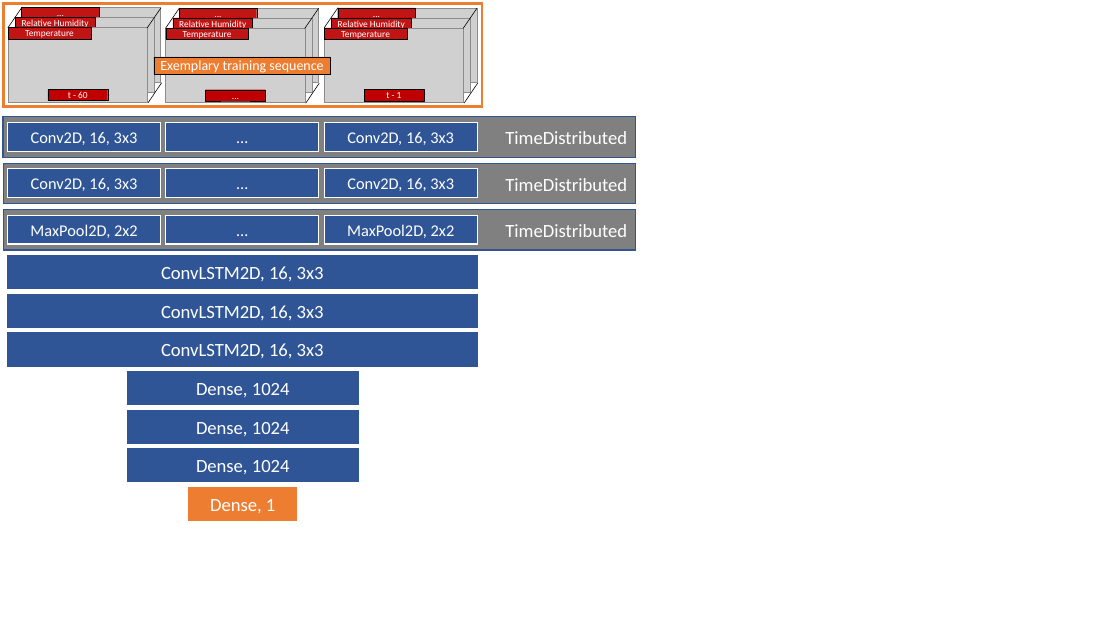
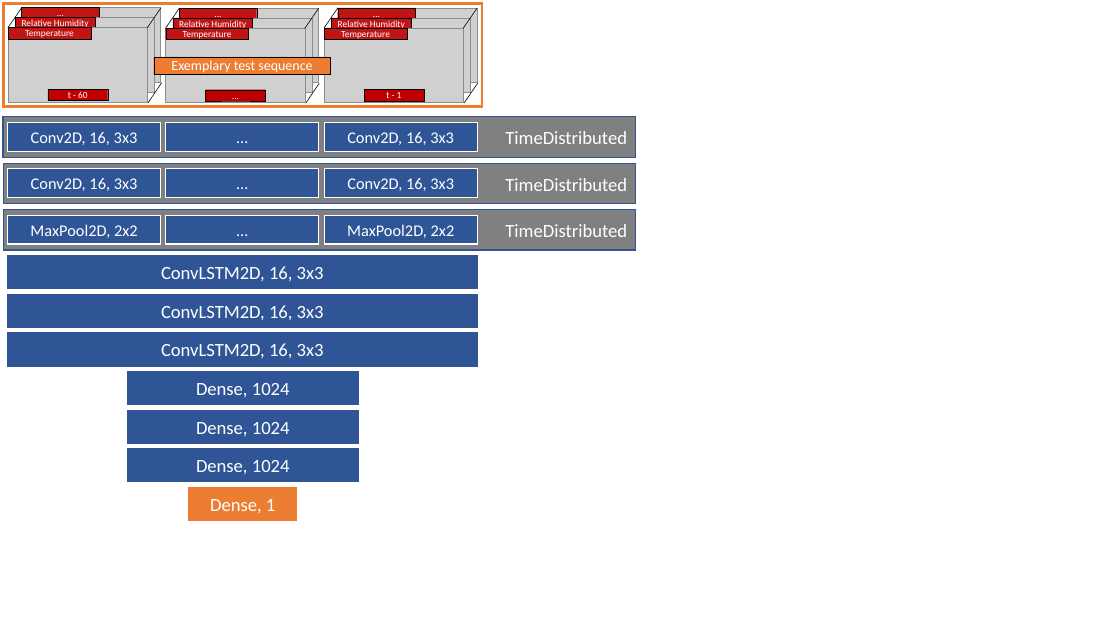
Before and after one commit to rschlaefli/17hs-bsc-thesis-clean, a slide deck: slide 3 of thesis/references/Visualizations.pptx. Drawn at 1120x630 pixels with LibreOffice and Linux fonts; fonts in the diff are those of the drawing; grey boxes stand for pictures. Boxes give left, top, right and bottom in pixels: in the first picture for what was removed or moved away, otherwise in the second. Text is boxed around its words. In the diff, an @@ line names an element or a change of style, - is before the commit and + after.

```diff
--- a/thesis/references/Visualizations.pptx
+++ b/thesis/references/Visualizations.pptx
@@ text in rectangle at (171,60,312,75): text changed @@
-Exemplary training sequence
+Exemplary test sequence
```
Also in this commit, not shown: 1 other slide changed, 15 other files.
